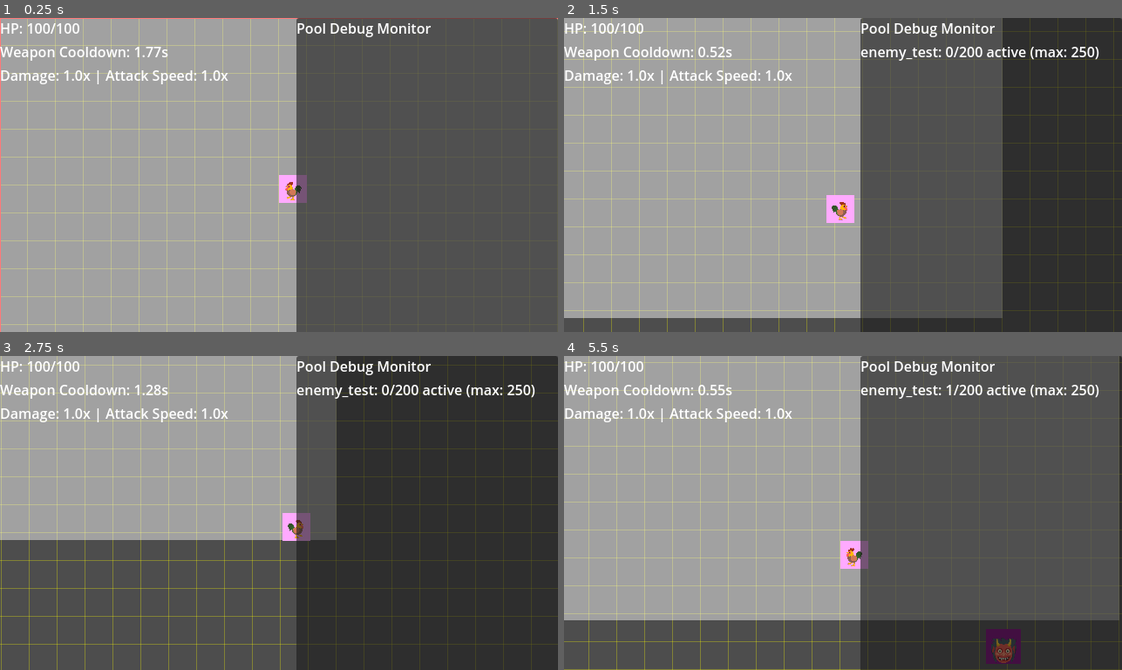
Above: before the commit, frames 1-4 (two rows, left to right).
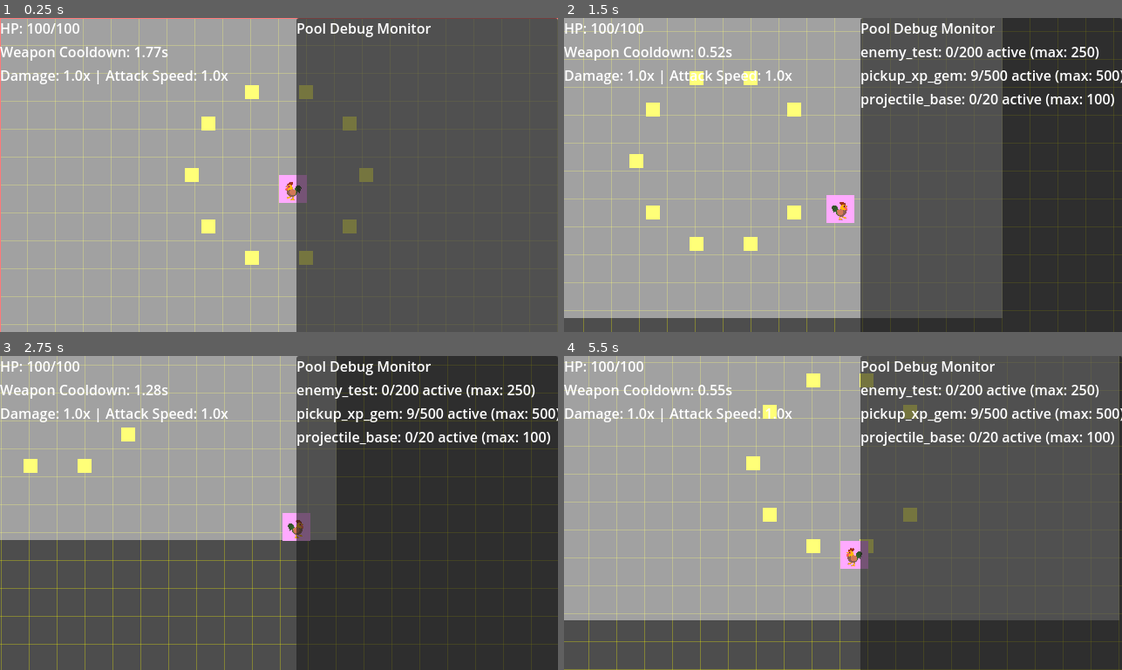
Above: after the commit, the same moments.

Repository: thejoshyee/sarimanok-game
Game: Godot game, scene res://main.tscn
Same seed, same stepped clock (60 frames per second), same inputs: the game is played once before the commit and once after it.
Inputs:
- Up to frame 1 (0.25 s): no input
- Up to frame 2 (1.5 s): tap Enter (ui_accept) at 0.5, 0.77 s; hold Right (move_right) 0.53-1.28 s; hold S (move_down) from 1.28 s (still down)
- Up to frame 3 (2.75 s): tap Enter (ui_accept) at 1.52 s; release S (move_down) at 2.03 s; hold Right (move_right) from 2.03 s (still down)
- Up to frame 4 (5.5 s): release Right (move_right) at 2.78 s; hold Up (move_up) 2.78-3.53 s; tap Enter (ui_accept) at 3.02, 3.77, 4.52 s; hold A (move_left) 3.53-5.03 s; hold S (move_down) from 5.03 s (still down)

The runs differ from the first frame. In frame 1, 1.1% of the frame differs, in the area x 33-67%, y 21-79%; in frame 2, 2.4%; in frame 3, 1.8%; in frame 4, 2.9%, in the area x 32-100%, y 5-99%.

Commit message:
fix: register missing pool configs in Main scene
- Add xp_gem_pool.tres and base_projectile_pool.tres to pool_configs
- Fixes "Pool not found" errors for XP gems and projectiles

Diff:
--- a/game/main.tscn
+++ b/game/main.tscn
@@ -1,10 +1,12 @@
-[gd_scene load_steps=12 format=3 uid="uid://cxqxr03wo51p8"]
+[gd_scene load_steps=14 format=3 uid="uid://cxqxr03wo51p8"]
 
 [ext_resource type="Script" uid="uid://bknm7mckcoe48" path="res://scripts/core/main.gd" id="1_ig7tw"]
 [ext_resource type="PackedScene" uid="uid://cpkbwqsncisvf" path="res://scenes/player/player.tscn" id="2_0xm2m"]
 [ext_resource type="Script" uid="uid://dnolhjriaskgh" path="res://resources/pool_config.gd" id="2_272bh"]
 [ext_resource type="Resource" uid="uid://cwo11ojx1iw81" path="res://resources/test_enemy_pool.tres" id="3_5vw27"]
 [ext_resource type="PackedScene" uid="uid://cg2j7pspt52yr" path="res://scenes/ui/pause_menu.tscn" id="3_h2yge"]
+[ext_resource type="Resource" uid="uid://3binpwgvdws0" path="res://resources/base_projectile_pool.tres" id="4_4c57u"]
+[ext_resource type="Resource" uid="uid://bharnwex5kijy" path="res://resources/xp_gem_pool.tres" id="5_4c57u"]
 [ext_resource type="PackedScene" uid="uid://bib7nigil0j4a" path="res://scenes/ui/pool_debug_overlay.tscn" id="8_5vw27"]
 [ext_resource type="Script" uid="uid://b3gaeftcrstfh" path="res://autoloads/spawn_manager.gd" id="8_kek77"]
 [ext_resource type="PackedScene" uid="uid://dk4w6bjsr8gca" path="res://scenes/ui/grid_debug_overlay.tscn" id="9_kek77"]
@@ -16,7 +18,7 @@
 
 [node name="Node2D" type="Node2D"]
 script = ExtResource("1_ig7tw")
-pool_configs = Array[ExtResource("2_272bh")]([ExtResource("3_5vw27")])
+pool_configs = Array[ExtResource("2_272bh")]([ExtResource("3_5vw27"), ExtResource("5_4c57u"), ExtResource("4_4c57u")])
 
 [node name="ColorRect" type="ColorRect" parent="."]
 offset_right = 640.0
